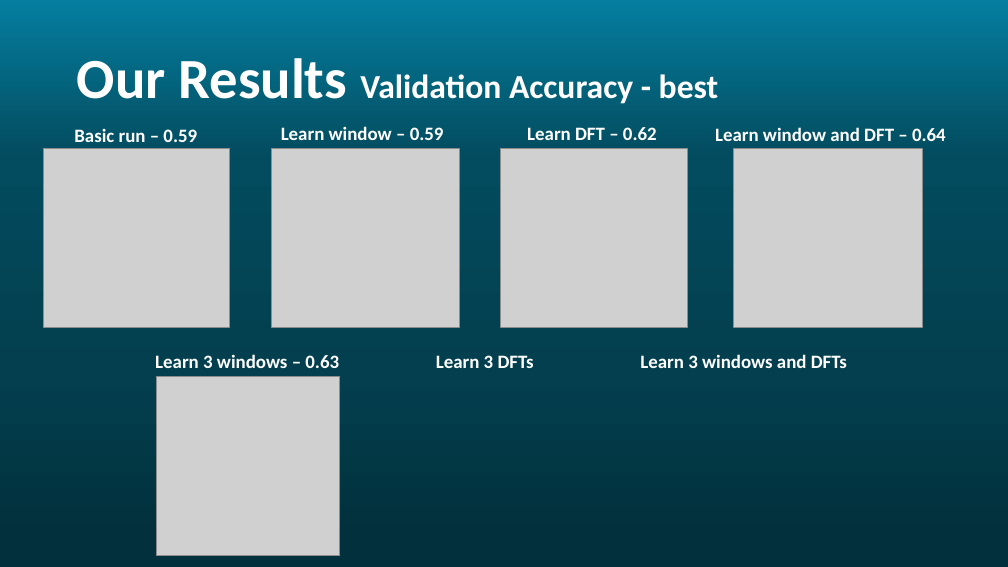
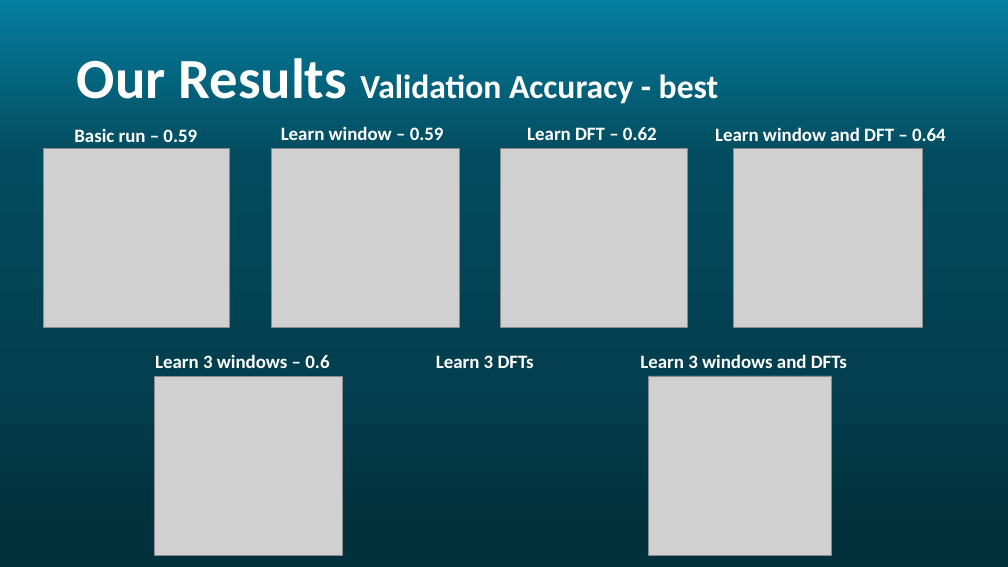
Before and after one commit to Rotem-and-Noam/Ada-STFT, a slide deck: slide 14 of images/AdaSTFT.pptx. Drawn at 1008x567 pixels with LibreOffice and Linux fonts; fonts in the diff are those of the drawing; grey boxes stand for pictures. Boxes give left, top, right and bottom in pixels: in the first picture for what was removed or moved away, otherwise in the second. Text is boxed around its words. In the diff, an @@ line names an element or a change of style, - is before the commit and + after.

Commit message:
adding images

```diff
--- a/images/AdaSTFT.pptx
+++ b/images/AdaSTFT.pptx
@@ text at (155,354,329,368): text changed @@
-Learn 3 windows – 0.63
+Learn 3 windows – 0.6
@@ picture added at (154,377,342,556) @@
@@ picture: place and size @@
-picture at (157,377,340,557)
+picture at (649,376,832,556)
```
Also in this commit, not shown: 2 other slides changed, 1 slide added.
